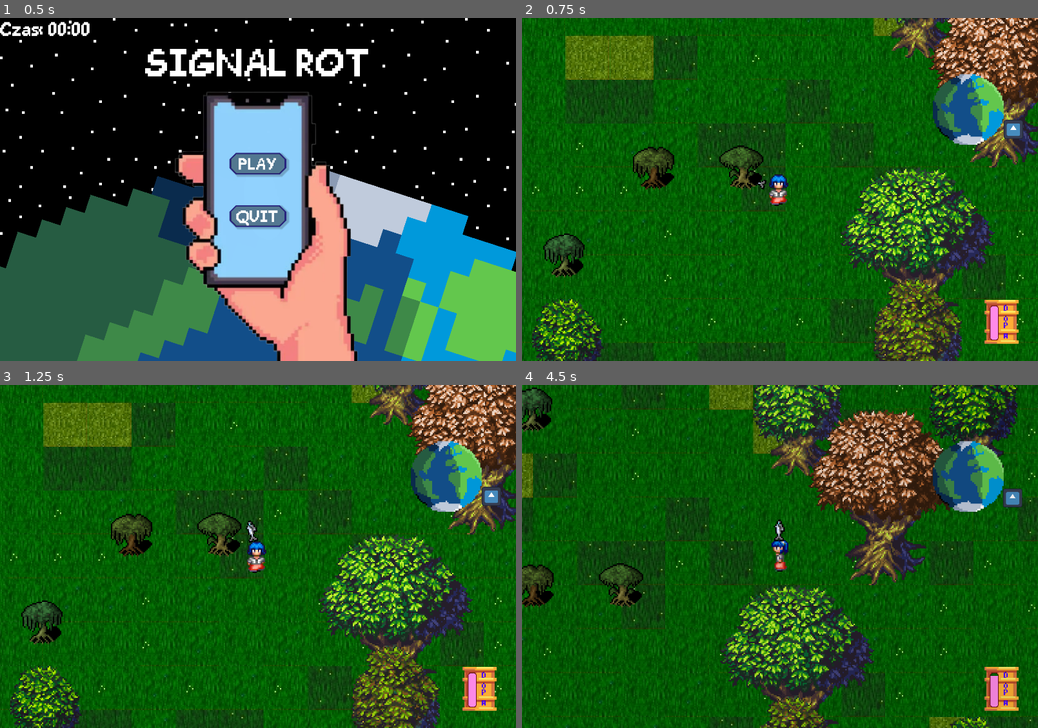
Above: before the commit, frames 1-4 (two rows, left to right).
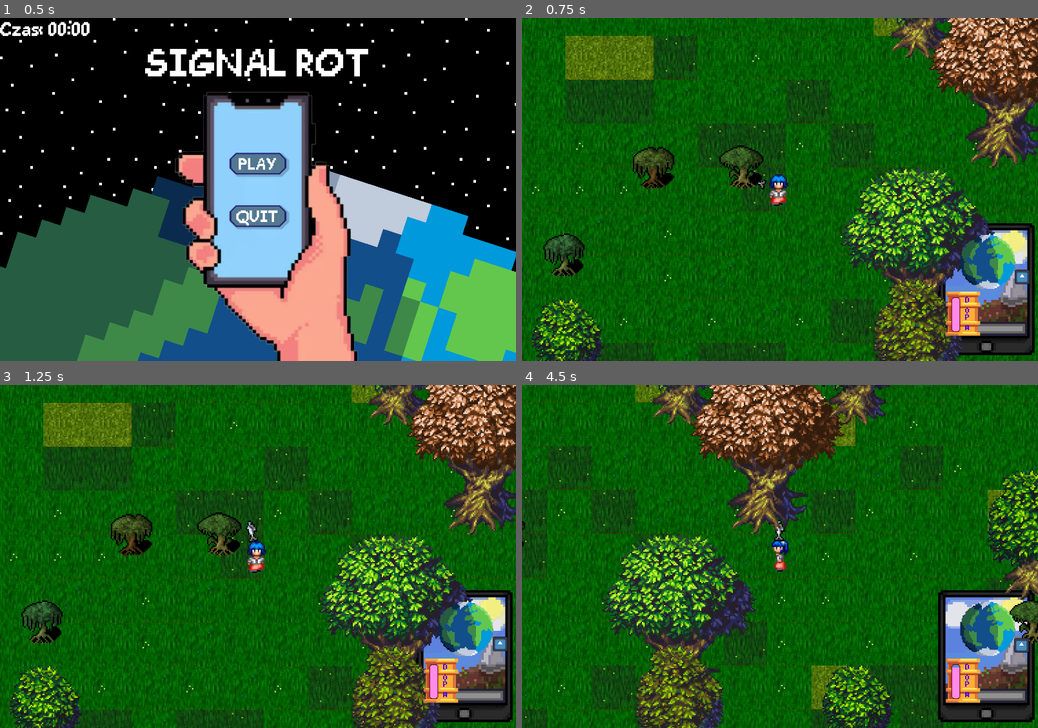
Above: after the commit, the same moments.

Repository: mikowy001/hackaton26
Game: Godot game, scene res://scenes/Main_Menu.tscn
The game is run twice, just before and just after one commit, with the same random seed, the same clock (stepped at 60 frames per second) and the same inputs. The engine's default icon, where the game draws it, is replaced by a stand-in: a white triangle on a blue panel in a dark square.
Inputs:
- Up to frame 1 (0.5 s): no input
- Up to frame 2 (0.75 s): click "PLAY" at 0.5 s
- Up to frame 3 (1.25 s): no input
- Up to frame 4 (4.5 s): tap Enter at 1.25 s; hold D (move_right) 1.28-2.03 s; hold Space (spacja) 1.28-2.03 s; hold S (move_down) 2.03-2.78 s; tap Space (spacja) at 2.1, 3.6 s; hold D (move_right) 2.78-3.53 s; hold Space (spacja) 2.78-3.53 s; hold W (move_up) 3.53-4.28 s; hold A (move_left) from 4.28 s (still down); hold Space (spacja) from 4.28 s (still down)

Frame 1 is identical in both runs. In frame 2, 8.2% of the frame differs, in the area x 79-100%, y 16-99%; in frame 3, 8.2%; in frame 4, 63%, in the area x 0-100%, y 0-100%.
Error in both runs: Invalid operands 'String' and 'Object' in operator '+'. (res://scripts/Menu/Wyświetlacz_Czasu.gd:17)

Commit message:
ksiazki

Diff:
--- a/scenes/Player/Player.tscn
+++ b/scenes/Player/Player.tscn
@@ -4,6 +4,7 @@
 [ext_resource type="Script" uid="uid://cvu1dv7a8rqdq" path="res://scripts/player/player.gd" id="1_ved6o"]
 [ext_resource type="Script" uid="uid://damtci6x00tvv" path="res://scenes/Player/sciemnianie.gd" id="2_dark"]
 [ext_resource type="PackedScene" uid="uid://ovts6dnrx0w5" path="res://scenes/ui/dopamine_bar.tscn" id="3_ved6o"]
+[ext_resource type="Texture2D" uid="uid://rm8gs2x2vxm" path="res://assets/aPHONEd.png" id="4_fxc31"]
 [ext_resource type="PackedScene" uid="uid://bu1amv7lvxoiy" path="res://scenes/ui/compass.tscn" id="4_xcisb"]
 [ext_resource type="Texture2D" uid="uid://3ec1yvy4ynk4" path="res://assets/ryba.png" id="6_socpp"]
 
@@ -194,21 +195,30 @@
 
 [node name="Camera2D" type="Camera2D" parent="." unique_id=73176397]
 
-[node name="DopamineBar" parent="Camera2D" unique_id=1759574927 instance=ExtResource("3_ved6o")]
+[node name="TextureRect" type="TextureRect" parent="Camera2D" unique_id=1902717739]
+offset_left = 94.0
+offset_top = 14.0
+offset_right = 206.0
+offset_bottom = 126.0
+texture = ExtResource("4_fxc31")
+
+[node name="Compass" parent="Camera2D/TextureRect" unique_id=40836165 instance=ExtResource("4_xcisb")]
 z_index = 2
-offset_left = 153.0
-offset_top = 85.0
-offset_right = 153.0
-offset_bottom = 85.0
+layout_mode = 1
+offset_left = 37.0
+offset_top = 19.0
+offset_right = 37.0
+offset_bottom = 19.0
+scale = Vector2(0.23, 0.23)
+
+[node name="DopamineBar" parent="Camera2D/TextureRect" unique_id=1759574927 instance=ExtResource("3_ved6o")]
+z_index = 2
+layout_mode = 1
+offset_left = 30.0
+offset_top = 64.0
+offset_right = 30.0
+offset_bottom = 64.0
 scale = Vector2(0.5, 0.5)
-
-[node name="Compass" parent="Camera2D" unique_id=40836165 instance=ExtResource("4_xcisb")]
-z_index = 2
-offset_left = 111.00001
-offset_top = -84.0
-offset_right = 111.00001
-offset_bottom = -84.0
-scale = Vector2(0.3, 0.3)
 
 [node name="ryba" type="TextureRect" parent="." unique_id=19497773]
 offset_left = -28.0
--- a/scripts/player/player.gd
+++ b/scripts/player/player.gd
@@ -10,6 +10,7 @@
 @export var boost_decay: float = 6.0  # higher = shorter hop
 @export var boost_cooldown: float = 0.25
 @export var min_dash_dopamine: float = 25.0  # 1/4 of the 100-point bar
+@export var dash_dopamine_cost: float = 2.0
 
 @export var hotspot_path: NodePath = ^"../Hotspot"
 
@@ -54,6 +55,7 @@
 			# uses the raw orbit angle: that is the radial "away from player" direction.
 			boost_velocity = Vector2.RIGHT.rotated(orbit_angle) * boost_speed
 			boost_cooldown_left = boost_cooldown
+			dopamine_bar.drain_dopamine(dash_dopamine_cost)
 
 	velocity += boost_velocity
 
Binary file added: assets/aPHONEd.png
Not shown, added: assets/aPHONEd.png.import
Binary file added: assets/book_dog_eared.png
Not shown, added: assets/book_dog_eared.png.import
Binary file added: assets/book_of_the_dead_new.png
Not shown, added: assets/book_of_the_dead_new.png.import
Binary file added: assets/dark_brown_new.png
Not shown, added: assets/dark_brown_new.png.import
Binary file added: assets/dark_gray_old.png
Not shown, added: assets/dark_gray_old.png.import
Binary file added: assets/dark_green_old.png
Not shown, added: assets/dark_green_old.png.import
(and 4 more such lines)
